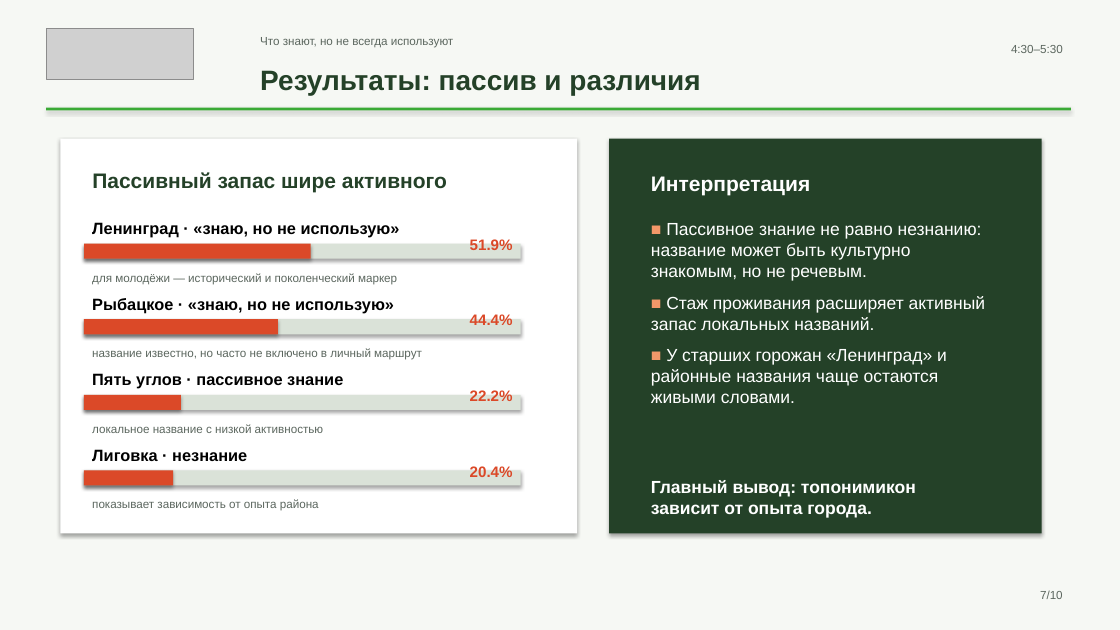
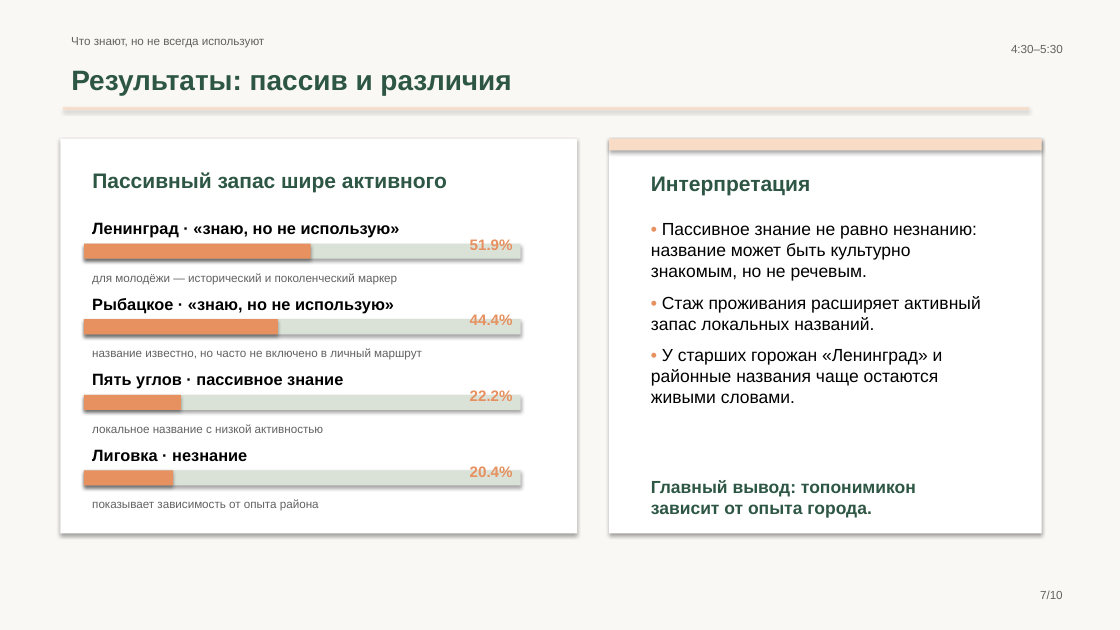
Before and after one commit to mdull2008/project, a slide deck: slide 7 of my_project.pptx. Drawn at 1120x630 pixels with LibreOffice and Linux fonts; fonts in the diff are those of the drawing; grey boxes stand for pictures. Boxes give left, top, right and bottom in pixels: in the first picture for what was removed or moved away, otherwise in the second. Text is boxed around its words. In the diff, an @@ line names an element or a change of style, - is before the commit and + after.

```diff
--- a/my_project.pptx
+++ b/my_project.pptx
@@ background #F6F8F4 to #FAF8F4 @@
@@ picture removed at (x1=46, y1=29, x2=193, y2=79) @@
@@ text "Что знают, но не всегда ..." moved from (x1=260, y1=37, x2=453, y2=48) to (x1=71, y1=37, x2=264, y2=48) @@
@@ text "Что знают, но не всегда ..." at (x1=71, y1=37, x2=264, y2=48): text colour #5C675F to #626262 @@
@@ text "Результаты: пассив и различия" at (x1=71, y1=70, x2=511, y2=95): text colour #244128 to #2D5644 @@
@@ text "Результаты: пассив и различия" moved from (x1=260, y1=70, x2=700, y2=95) to (x1=71, y1=70, x2=511, y2=95) @@
@@ rectangle resized from (x1=46, y1=108, x2=1071, y2=111) to (x1=63, y1=108, x2=1029, y2=110) @@
@@ rectangle at (x1=63, y1=108, x2=1029, y2=110): fill #3AAA35 to #F8DCC6 @@
@@ rectangle at (x1=609, y1=139, x2=1042, y2=534): fill #244128 to #FFFFFF @@
@@ rectangle added at (x1=609, y1=139, x2=1042, y2=150), fill #F8DCC6 @@
@@ text "Пассивный запас шире активного" at (x1=92, y1=172, x2=447, y2=193): text colour #244128 to #2D5644 @@
@@ text "Интерпретация" at (x1=651, y1=176, x2=810, y2=195): text colour #FFFFFF to #2D5644 @@
@@ text at (x1=651, y1=223, x2=981, y2=403): text changed; text colour #FFFFFF to #000000 @@
-■ Пассивное знание не равно незнанию: название может быть культурно знакомым, но не речевым.
-■ Стаж проживания расширяет активный запас локальных названий.
-■ У старших горожан «Ленинград» и районные названия чаще остаются живыми словами.
+• Пассивное знание не равно незнанию: название может быть культурно знакомым, но не речевым.
+• Стаж проживания расширяет активный запас локальных названий.
+• У старших горожан «Ленинград» и районные названия чаще остаются живыми словами.
@@ fill #DB4928 to #E6915F in 4 elements at (x1=84, y1=244, x2=311, y2=259), (x1=84, y1=319, x2=278, y2=334), (x1=84, y1=395, x2=181, y2=410), (x1=84, y1=471, x2=173, y2=486) @@
@@ text colour #DB4928 to #E6915F in 4 elements at (x1=470, y1=239, x2=513, y2=250), (x1=470, y1=315, x2=513, y2=325), (x1=470, y1=390, x2=513, y2=401), (x1=470, y1=466, x2=513, y2=477) @@
@@ text "Главный вывод: топонимикон зависит от ..." at (x1=651, y1=480, x2=916, y2=518): text colour #FFFFFF to #2D5644 @@
```
Also in this commit, not shown: 9 other slides changed.
